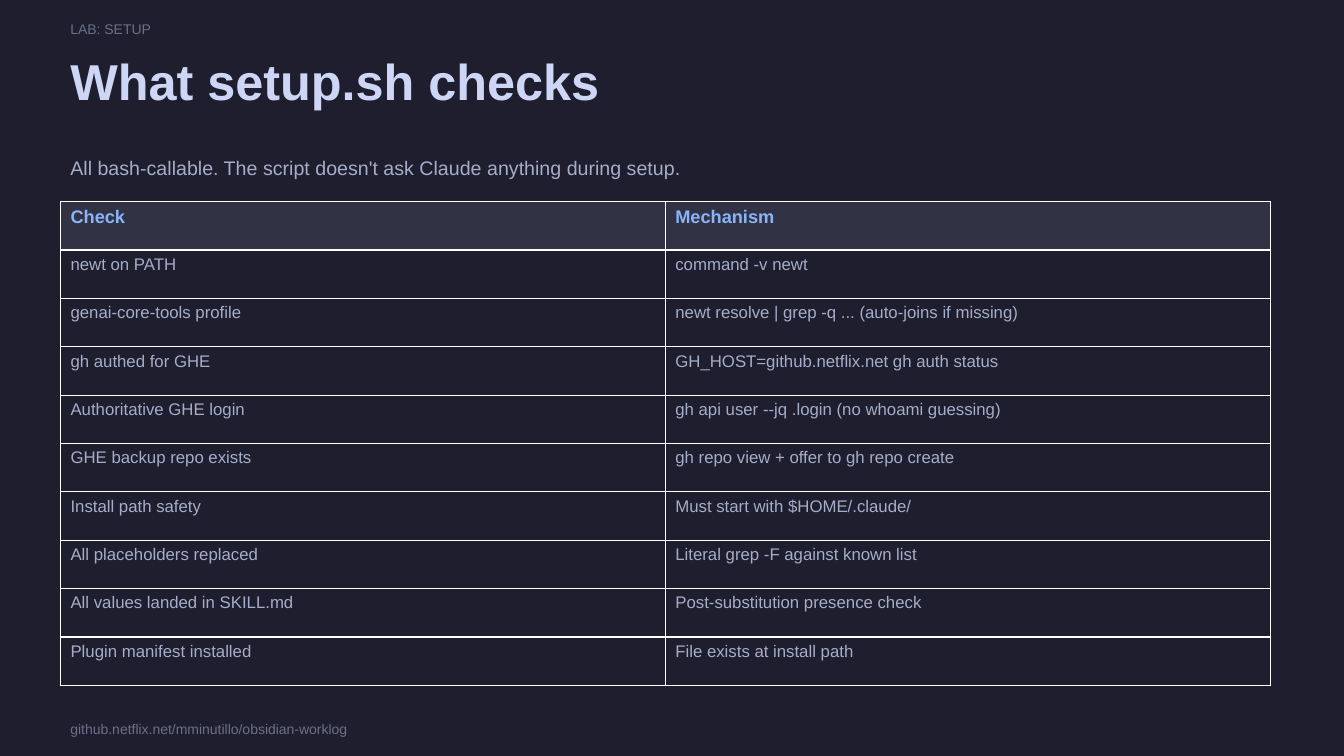
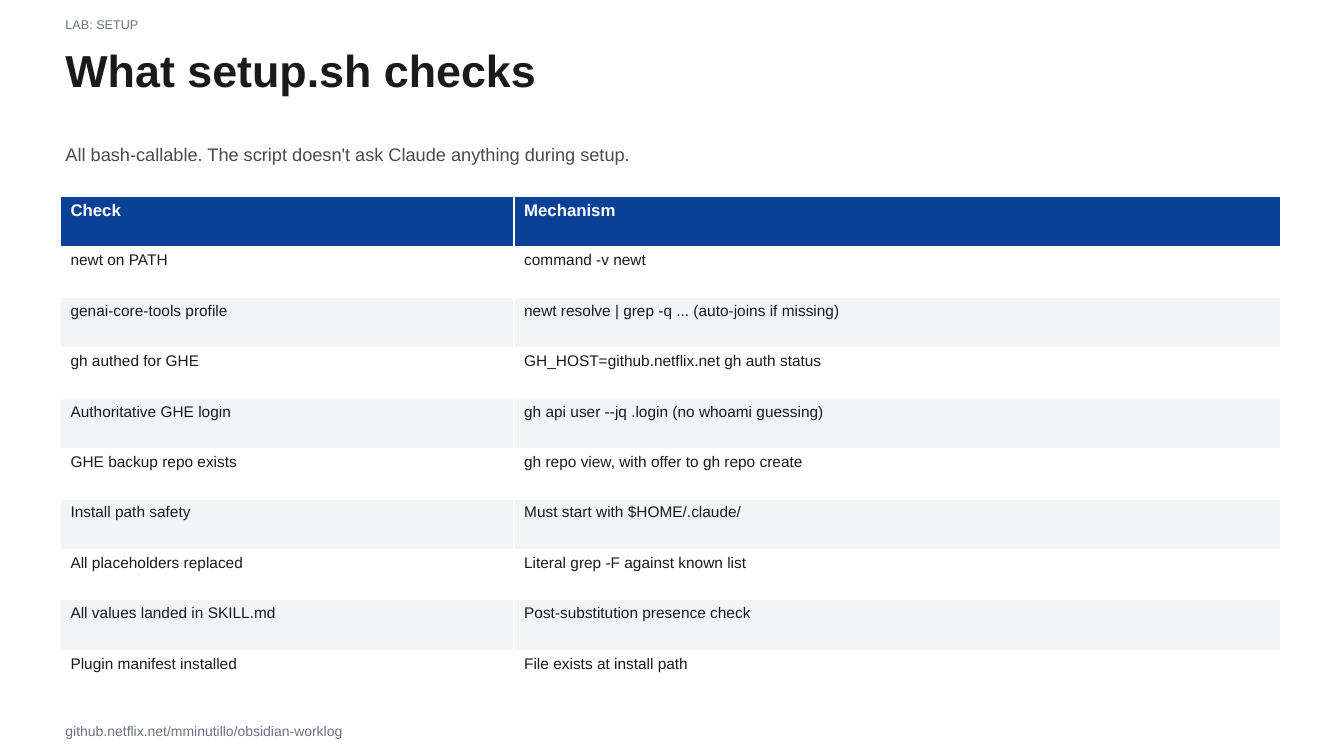
Before and after one commit to menottim/obsidian-worklog, a slide deck: slide 15 of presentation/netflix-workshop.pptx. Drawn at 1344x756 pixels with LibreOffice and Linux fonts; fonts in the diff are those of the drawing. Boxes give left, top, right and bottom in pixels: in the first picture for what was removed or moved away, otherwise in the second. Text is boxed around its words. In the diff, an @@ line names an element or a change of style, - is before the commit and + after.

```diff
--- a/presentation/netflix-workshop.pptx
+++ b/presentation/netflix-workshop.pptx
@@ rectangle removed at box(0, 0, 1344, 756) @@
@@ text "LAB: SETUP" at box(65, 20, 138, 29): size 10 to 9 pt, text colour #6C7086 to #6B7280 @@
@@ text "What setup.sh checks" at box(65, 54, 536, 96): size 36 to 32 pt, text colour #CDD6F4 to #1A1A1A @@
@@ text "All bash-callable. The script doesn't ...": place and size @@
-text "All bash-callable. The script doesn't ..." at box(70, 161, 680, 179)
+text "All bash-callable. The script doesn't ..." at box(65, 148, 629, 165)
@@ text "All bash-callable. The script doesn't ..." at box(65, 148, 629, 165): size 14 to 13 pt, text colour #A6ADC8 to #4A4A4A @@
@@ table at box(60, 197, 1280, 701) @@
-row 6, column 2: gh repo view + offer to gh repo create
+row 6, column 2: gh repo view, with offer to gh repo create
@@ fill #313244 to #0A4096 in row 1 @@
@@ fill #1E1E2E to #FFFFFF in 10 cells @@
@@ fill #1E1E2E to #F3F4F6 in 8 cells @@
@@ size 13 to 12 pt, text colour #89B4FA to #FFFFFF in "Check", "Mechanism" @@
@@ size 12 to 11 pt, text colour #A6ADC8 to #1A1A1A in "newt on PATH", "command -v newt", "genai-core-tools profile", "newt resolve | grep -q ... (auto-joins ..." and 13 more places @@
@@ table: place and size @@
-table at box(60, 202, 1270, 686)
+table at box(60, 197, 1280, 701)
@@ text "github.netflix.net/mminutillo/obsidian-worklog" at box(65, 726, 342, 739): text colour #6C7086 to #6B7280 @@
```
Also in this commit, not shown: 25 other slides changed, 1 other file.
